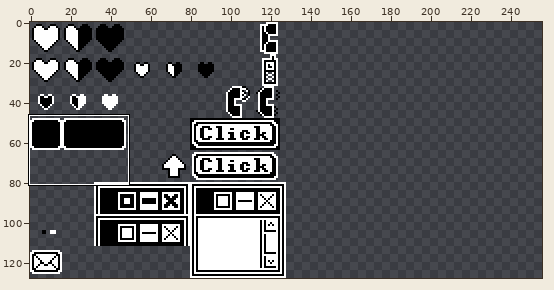
Pixel-art file -- RealityIsBreaking/Assets/Art/TileSet/Aseprite/UI.aseprite. Above, an overview of the earlier version with the close-up marked.
Close-up. Before the commit:
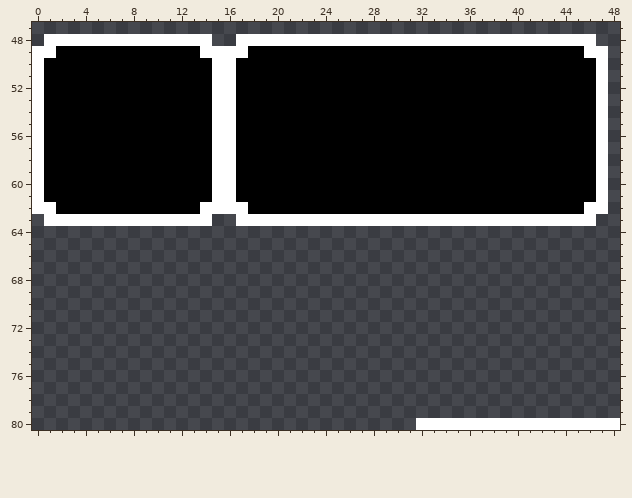
128x128 pixels, 1 frame. Shown: x 0..48, y 47..80. The old version is drawn lined up with the new one, on the new canvas. The commit also changed other parts of the picture, which this record leaves out.
The result:
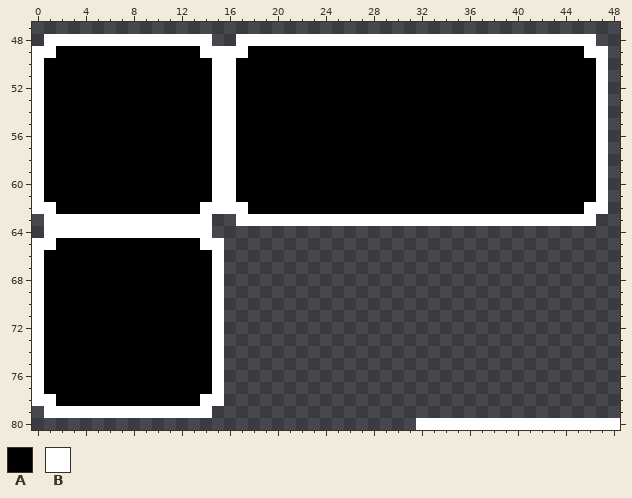
Palette (. is transparent): A #000000  B #ffffff
Changes in this commit:
canvas 128x128 -> 256x128
@@ x 0..17 @@
 63 .BBBBBBBBBBBBBB..B
-64 ..................
-65 ..................
-66 ..................
-67 ..................
-68 ..................
-69 ..................
-70 ..................
-71 ..................
-72 ..................
-73 ..................
-74 ..................
-75 ..................
-76 ..................
-77 ..................
-78 ..................
-79 ..................
+64 .BBBBBBBBBBBBBB...
+65 BBAAAAAAAAAAAABB..
+66 BAAAAAAAAAAAAAAB..
+67 BAAAAAAAAAAAAAAB..
+68 BAAAAAAAAAAAAAAB..
+69 BAAAAAAAAAAAAAAB..
+70 BAAAAAAAAAAAAAAB..
+71 BAAAAAAAAAAAAAAB..
+72 BAAAAAAAAAAAAAAB..
+73 BAAAAAAAAAAAAAAB..
+74 BAAAAAAAAAAAAAAB..
+75 BAAAAAAAAAAAAAAB..
+76 BAAAAAAAAAAAAAAB..
+77 BAAAAAAAAAAAAAAB..
+78 BBAAAAAAAAAAAABB..
+79 .BBBBBBBBBBBBBB...
 80 ..................
